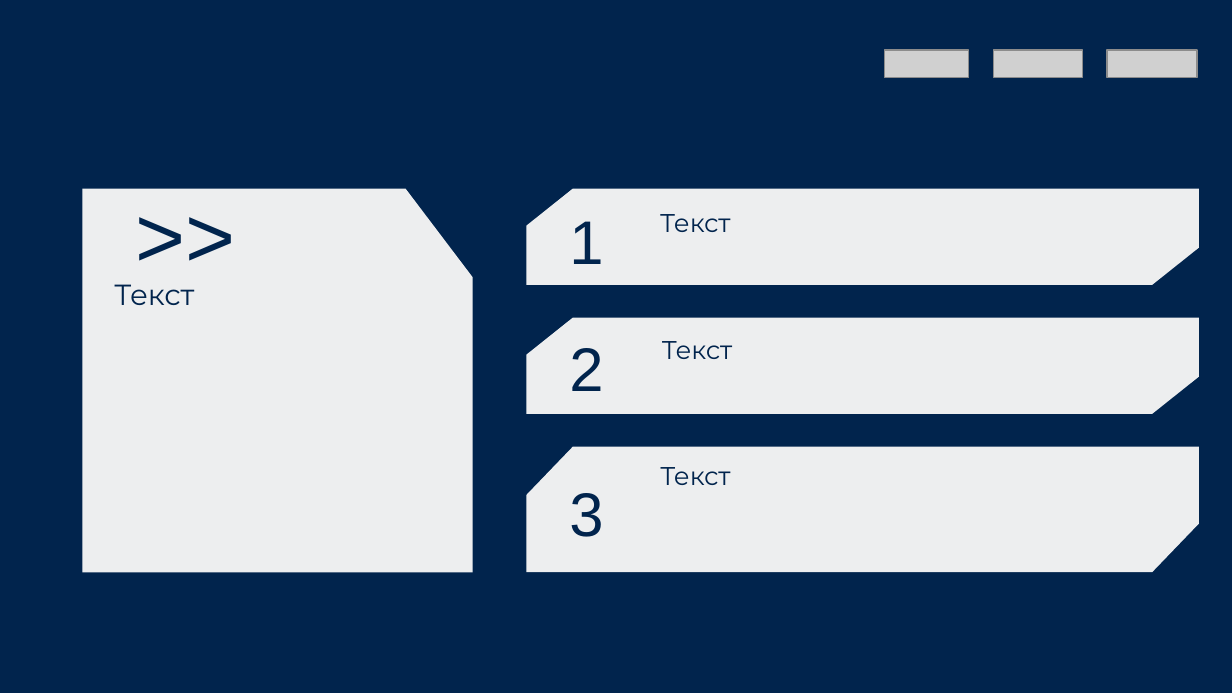
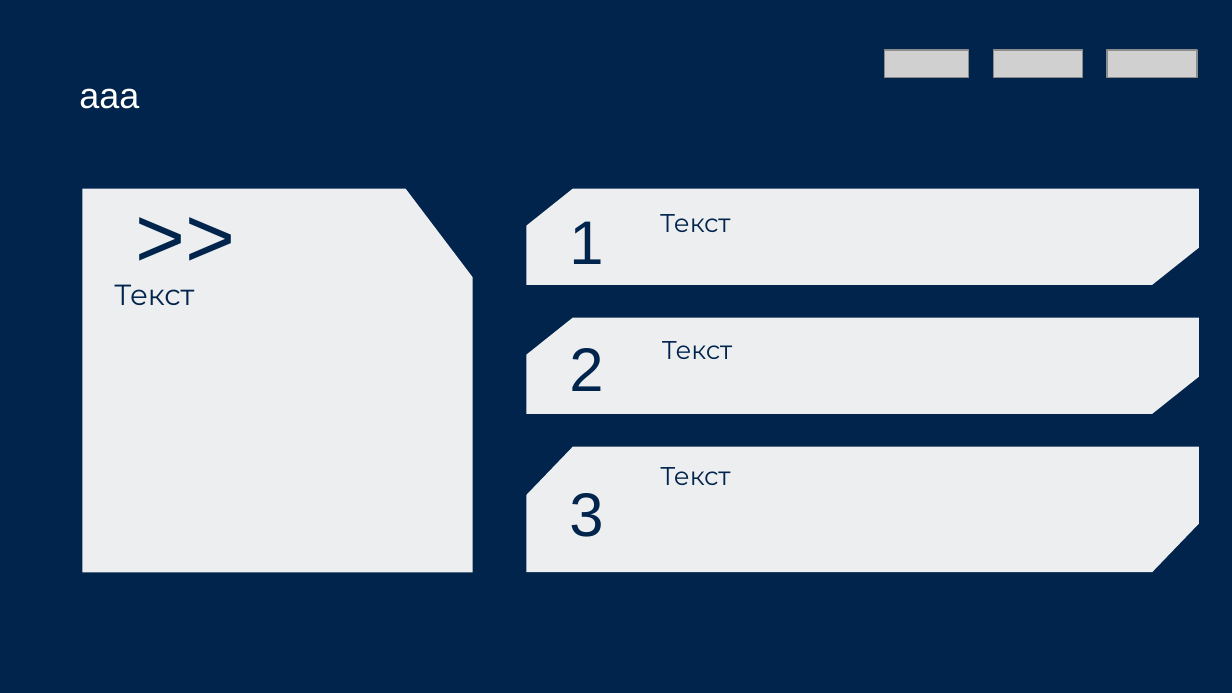
Before and after one commit to NikitaFin200/Ha-kathon_Smart_patches, a slide deck: slide 2 of Presentation/start_presentation.pptx. Drawn at 1232x693 pixels with LibreOffice and Linux fonts; fonts in the diff are those of the drawing; grey boxes stand for pictures. Boxes give left, top, right and bottom in pixels: in the first picture for what was removed or moved away, otherwise in the second. Text is boxed around its words. In the diff, an @@ line names an element or a change of style, - is before the commit and + after.

```diff
--- a/Presentation/start_presentation.pptx
+++ b/Presentation/start_presentation.pptx
@@ text added at bbox=[79, 88, 139, 109], 21 pt, text #FFFFFF @@
+ааа
```
Also in this commit, not shown: 1 other slide changed.
